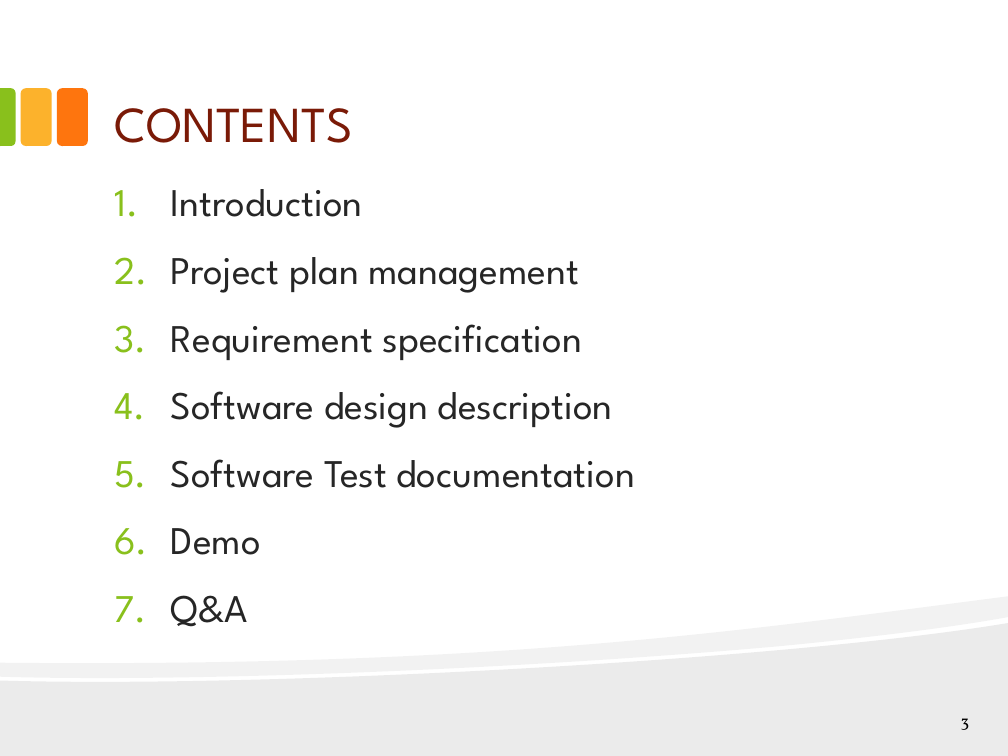
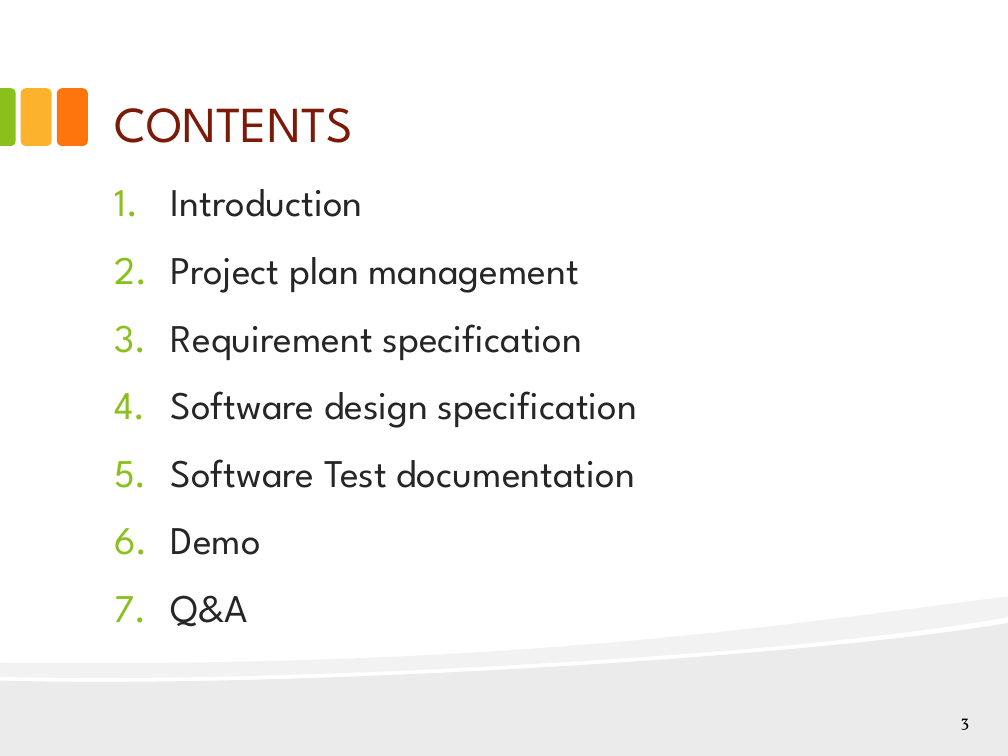
Before and after one commit to hungqcao/Rental-House-Finding, a slide deck: slide 3 of Document/Documentation/Final Document & Report/RHF_Presentation_Final_v1.0.pptx. Drawn at 1008x756 pixels with LibreOffice and Linux fonts; fonts in the diff are those of the drawing. Boxes give left, top, right and bottom in pixels: in the first picture for what was removed or moved away, otherwise in the second. Text is boxed around its words. In the diff, an @@ line names an element or a change of style, - is before the commit and + after.

```diff
--- a/Document/Documentation/Final Document & Report/RHF_Presentation_Final_v1.0.pptx
+++ b/Document/Documentation/Final Document & Report/RHF_Presentation_Final_v1.0.pptx
@@ text at [171, 391, 637, 428]: text changed @@
-4. Software design description
+4. Software design specification
```
Also in this commit, not shown: 19 other slides changed, 6 slides added, 5 slides removed.
